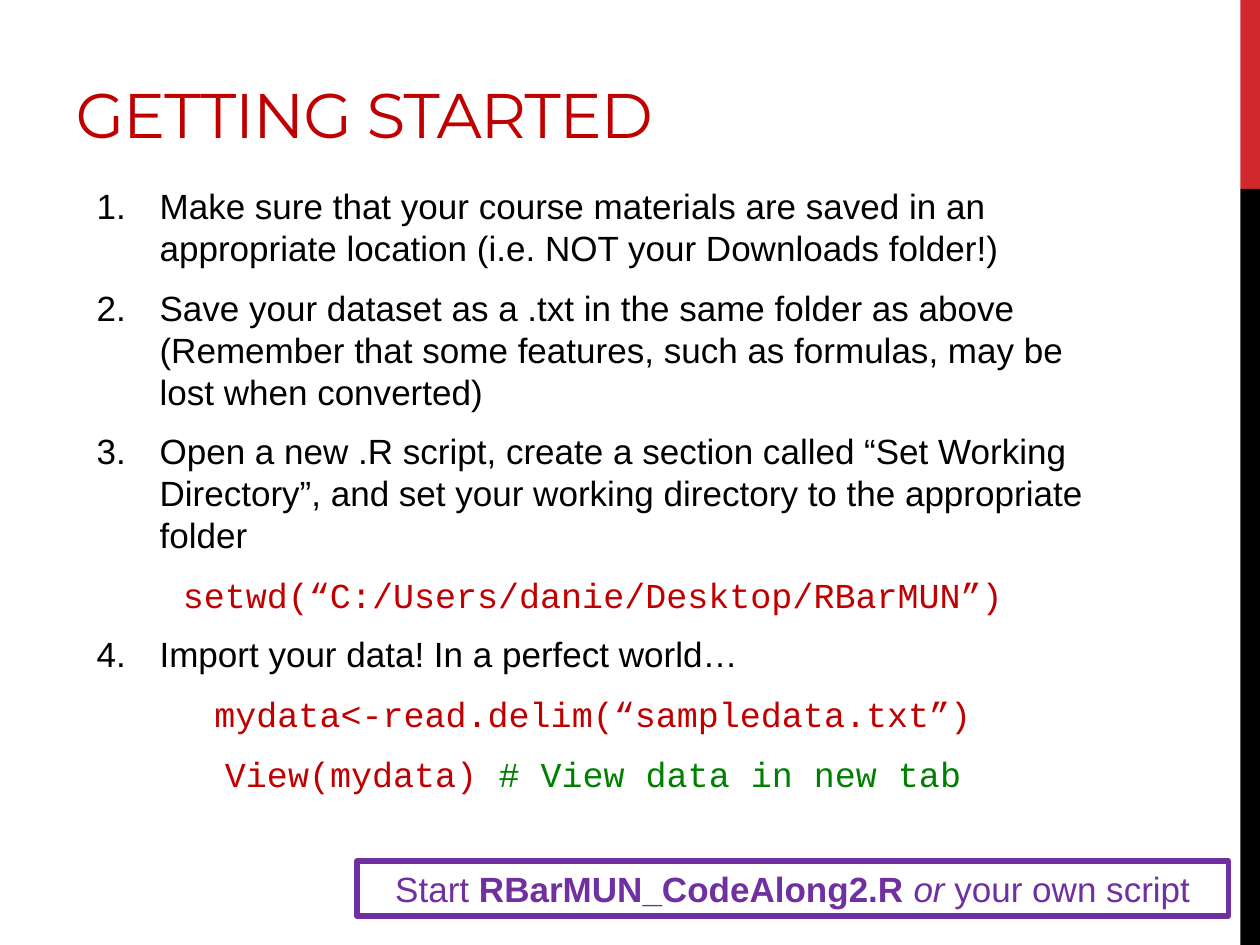
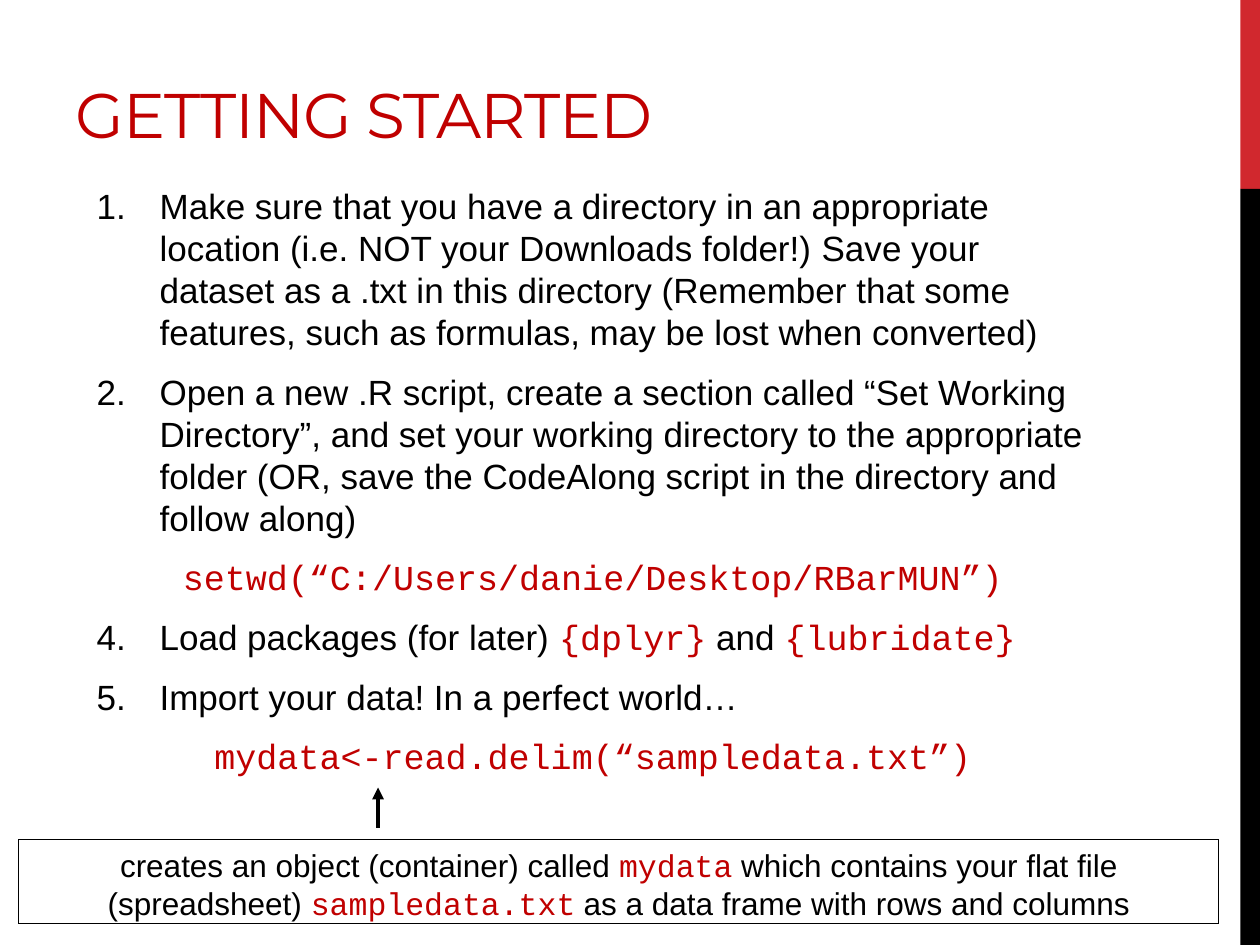
Before and after one commit to DanielleQuinn/RBarMUN, a slide deck: slide 10 of IntroWorkshop/RBar_IntroII.pptx (slide 9 before the commit). Drawn at 1260x945 pixels with LibreOffice and Linux fonts; fonts in the diff are those of the drawing. Boxes give left, top, right and bottom in pixels: in the first picture for what was removed or moved away, otherwise in the second. Text is boxed around its words. In the diff, an @@ line names an element or a change of style, - is before the commit and + after.

```diff
--- a/IntroWorkshop/RBar_IntroII.pptx
+++ b/IntroWorkshop/RBar_IntroII.pptx
@@ text at <box>160,193,1082,538</box>: text changed @@
-1. Make sure that your course materials are saved in an appropriate location (i.e. NOT your Downloads folder!)
-2. Save your dataset as a .txt in the same folder as above (Remember that some features, such as formulas, may be lost when converted)
-3. Open a new .R script, create a section called “Set Working Directory”, and set your working directory to the appropriate folder
+1. Make sure that you have a directory in an appropriate location (i.e. NOT your Downloads folder!) Save your dataset as a .txt in this directory (Remember that some features, such as formulas, may be lost when converted)
+2. Open a new .R script, create a section called “Set Working Directory”, and set your working directory to the appropriate folder (OR, save the CodeAlong script in the directory and follow along)
@@ text at <box>160,624,1016,658</box>: paragraph added @@
+4. Load packages (for later) {dplyr} and {lubridate}
@@ text at <box>225,762,961,795</box>: paragraph removed @@
-View(mydata) # View data in new tab
@@ arrow added from (378, 828) to (378, 788), #000000 2.25 pt @@
@@ rectangle added at <box>19,840,1218,925</box>, outline #000000 0.75 pt, 18 pt, text #000000 @@
+creates an object (container) called mydata which contains your flat file (spreadsheet) sampledata.txt as a data frame with rows and columns
@@ rectangle removed at <box>357,861,1228,916</box> @@
-Start RBarMUN_CodeAlong2.R or your own script
```
Also in this commit, not shown: 23 other slides changed, 3 slides added, 5 slides removed.
